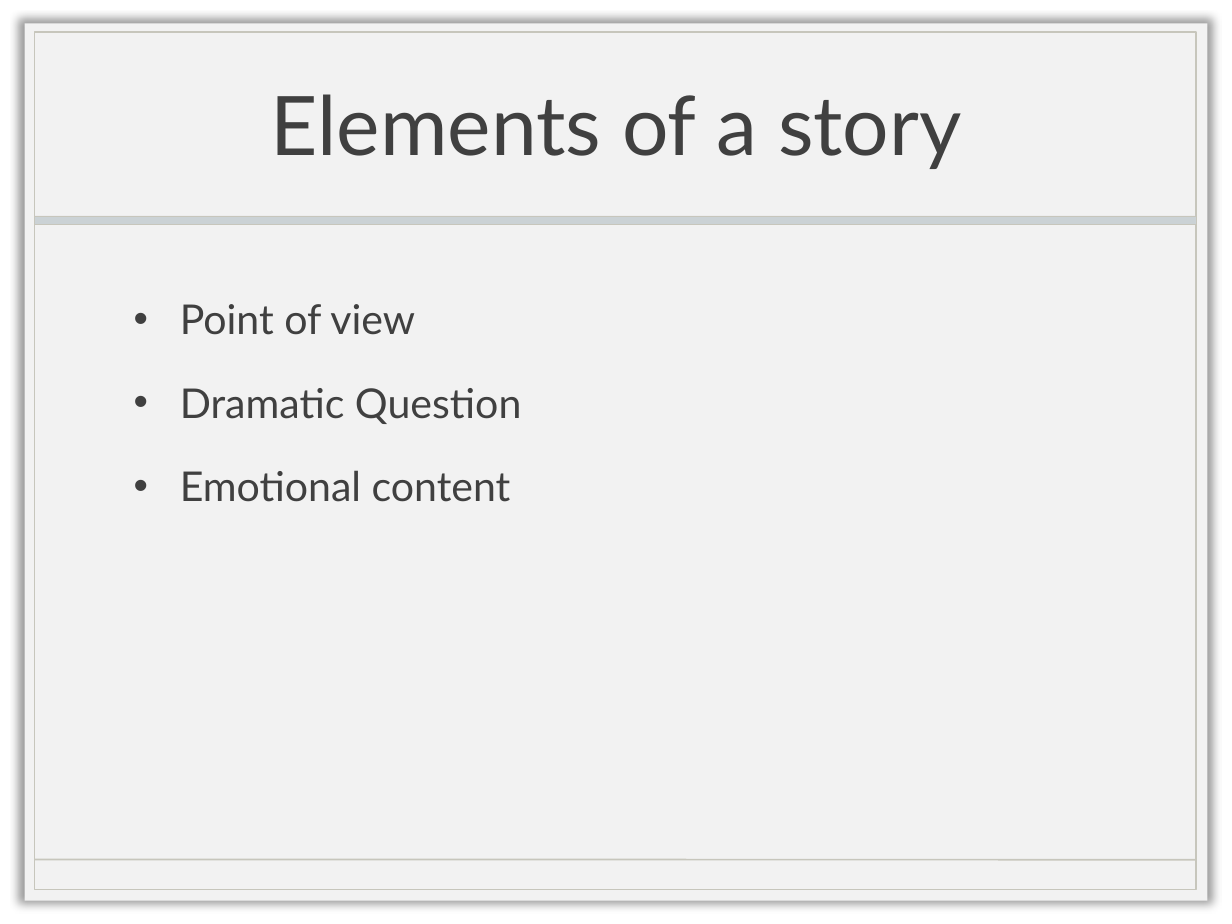
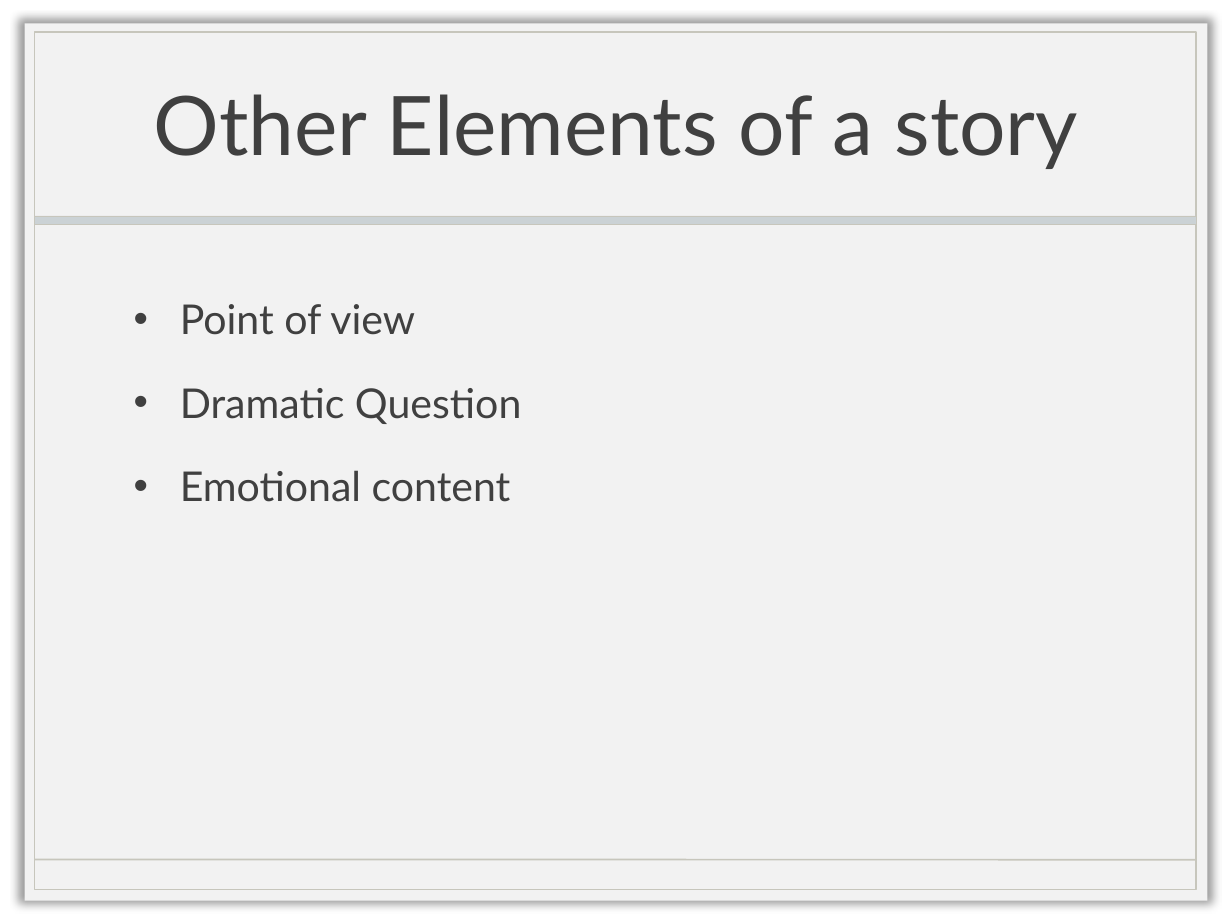
Before and after one commit to doctorlam/tecm4180, a slide deck: slide 7 of readings/storytelling.pptx (slide 3 before the commit). Drawn at 1232x924 pixels with LibreOffice and Linux fonts; fonts in the diff are those of the drawing; background and template pictures are left out. Boxes give left, top, right and bottom in pixels: in the first picture for what was removed or moved away, otherwise in the second. Text is boxed around its words. In the diff, an @@ line names an element or a change of style, - is before the commit and + after.

```diff
--- a/readings/storytelling.pptx
+++ b/readings/storytelling.pptx
@@ title at [154, 94, 1079, 169]: text changed @@
-Elements of a story
+Other Elements of a story
```
Also in this commit, not shown: 2 other slides changed, 5 slides added.
